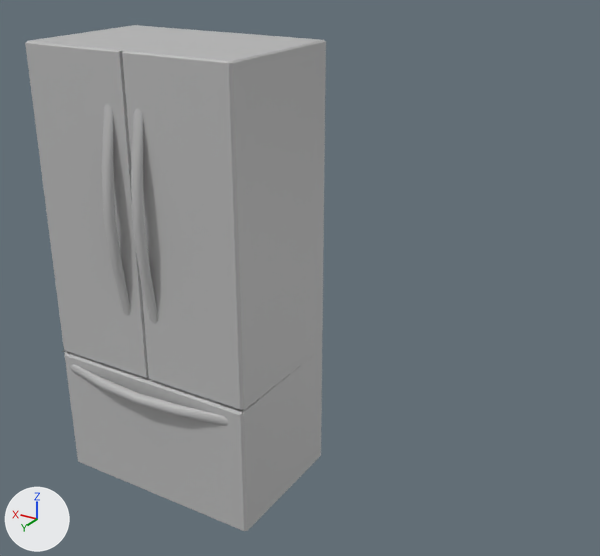
One commit to the FBX model Assets/Models/Fridge/Fridge.fbx: the scene before it, then after it.
Camera for both pictures: a 50 mm camera at (-2.42, 5.57, 3.03) aimed at (0.14, 1.31, 0.9). The axes (+X, +Y, +Z) are drawn at lower left. The lights are the same throughout.

The older version as bpy lines, for what is in view:
```python
me_mesh = bpy.data.meshes.new('Mesh')
me_mesh.from_pydata(...)  # 371 vertices, 297 faces; spans x -62.0..62.0, y -123.0..123.0, z -45.0..45.0
me_mesh.materials.append(mat_lambert1)  # grey #bcbcbc
ob_pcylinder38 = bpy.data.objects.new('pCylinder38', me_mesh)
ob_pcylinder38.location = (0.288, 2.302, 1.251)
ob_pcylinder38.rotation_euler = (1.571, 0.0, 0.0)  # degrees (90, 0, 0)
ob_pcylinder38.scale = (0.01, 0.01, 0.01)
```
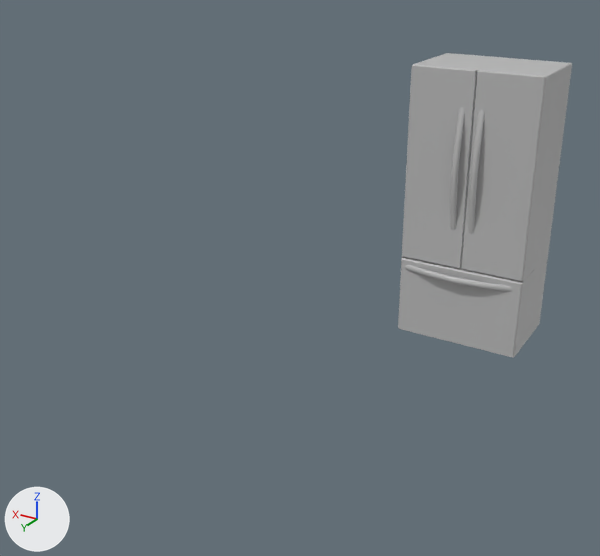
Changed parts and their boxes [x1, y1, x2, y2] in the pictures (600 x 556 px; the box of a moved part takes in the faces that stretch with it):
'pCylinder38', reshaped, moved, rescaled (42% narrower, 40% shorter)
    before: [25, 25, 326, 531]
    after: [398, 53, 572, 357]
part 1 of me_mesh, moved or reshaped
    before: [131, 108, 158, 324]
    after: [469, 109, 485, 234]
part 2 of me_mesh, moved or reshaped
    before: [70, 365, 229, 426]
    after: [405, 265, 512, 292]
part 3 of me_mesh, moved or reshaped
    before: [102, 104, 131, 316]
    after: [450, 107, 465, 231]
part 4 of me_mesh, moved or reshaped
    before: [62, 346, 322, 531]
    after: [398, 253, 548, 357]
part 5 of me_mesh, moved or reshaped
    before: [25, 25, 326, 410]
    after: [402, 53, 572, 281]

The edits, one by one:
me_mesh is used by ob_pcylinder38; location (0.288, 2.302, 1.251); rotation (1.571, 0.0, 0.0), in degrees (90, 0, 0); scale (0.01, 0.01, 0.01).
me_mesh had 371 vertices, 297 faces and spanned x -62.0..62.0, y -123.0..123.0, z -45.0..45.0.
me_mesh now has 371 vertices, 297 faces and spans x -123.0..1.0, y 0.0..253.0, z -8.0..81.0.
me_mesh part 1: the loose piece of 100 vertices spanning x -12.0..-6.0, y -13.0..99.0, z -45.0..-36.0 is moved by (-61.0, 123.0, 36.0).
me_mesh part 2: the loose piece of 100 vertices spanning x -54.0..58.0, y -60.0..-54.0, z -45.0..-36.0 is moved by (-61.0, 123.0, 36.0).
me_mesh part 3: the loose piece of 100 vertices spanning x 7.0..13.0, y -13.0..99.0, z -45.0..-36.0 is moved by (-61.0, 123.0, 36.0).
me_mesh part 4: 46 of the vertices in x -62.0..62.0, y -123.0..-47.0, z -36.0..45.0 are moved by (-61.0, 123.0, 36.0).
me_mesh part 5: all 25 vertices in x -62.0..62.0, y 123.0, z -36.0..45.0 are moved by (-61.0, 129.0, 36.0).
Object 'pCylinder38' (ob_pcylinder38) moves from (0.288, 2.302, 1.251) to (0.0, 0.0, 0.0).
Object 'pCylinder38' (ob_pcylinder38) is rescaled from (0.01, 0.01, 0.01) to (0.00772, 0.00827, 0.00827).
